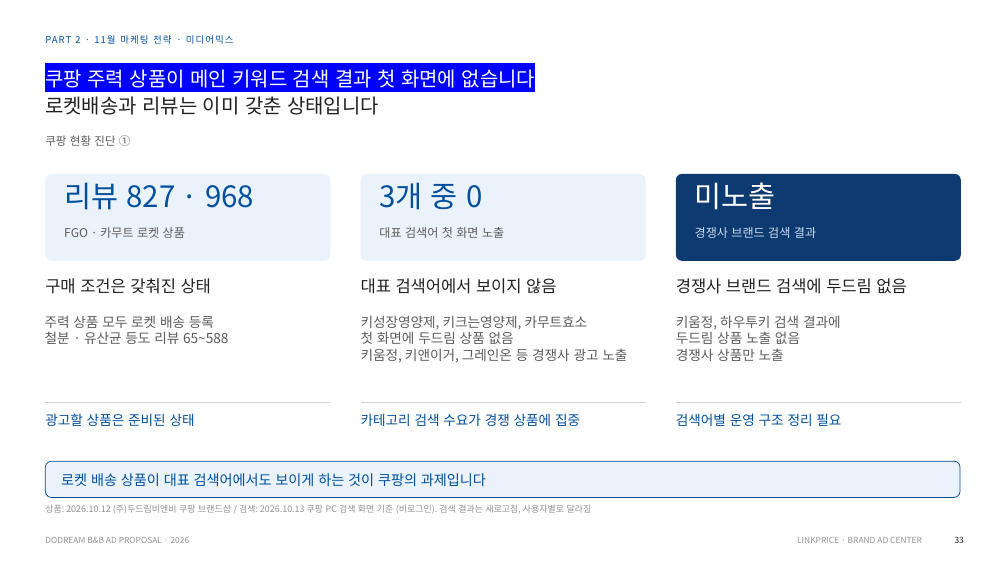
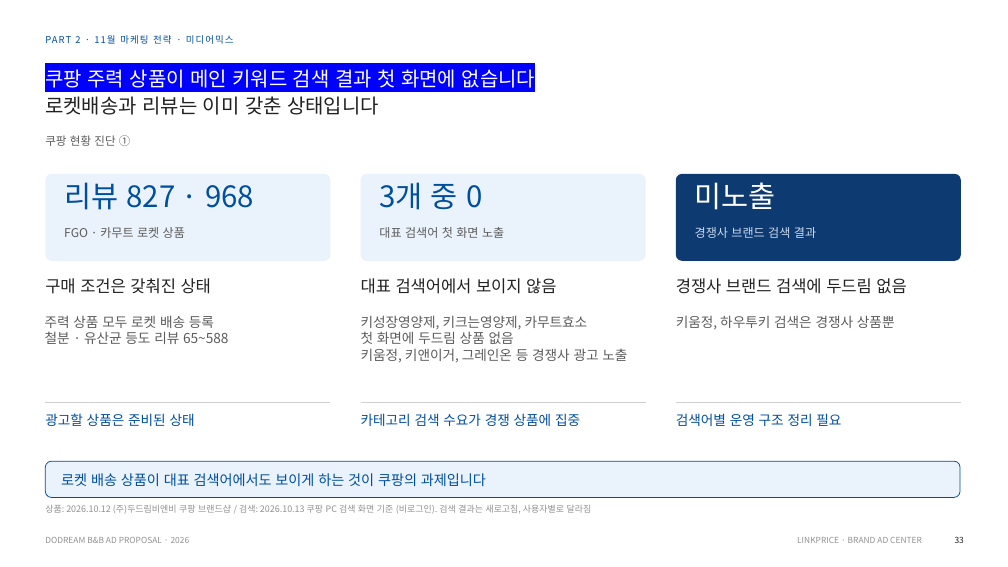
Before and after one commit to sonnet24/mypage, a slide deck: slide 1 of 쿠팡_오픈마켓_11월_261013_취합본.pptx. Drawn at 1008x567 pixels with LibreOffice and Linux fonts; fonts in the diff are those of the drawing. Boxes give left, top, right and bottom in pixels: in the first picture for what was removed or moved away, otherwise in the second. Text is boxed around its words. In the diff, an @@ line names an element or a change of style, - is before the commit and + after.

```diff
--- a/쿠팡_오픈마켓_11월_261013_취합본.pptx
+++ b/쿠팡_오픈마켓_11월_261013_취합본.pptx
@@ text at bbox=[676, 315, 895, 330]: text changed @@
-키움정, 하우투키 검색 결과에
-두드림 상품 노출 없음
-경쟁사 상품만 노출
+키움정, 하우투키 검색은 경쟁사 상품뿐
```
